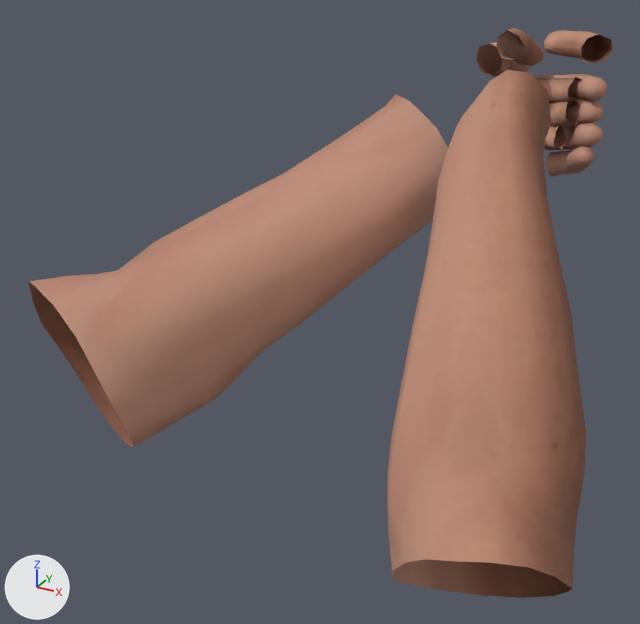
Two versions of the glTF model Assets/Models/Hands.glb, one commit apart.
Before and after are seen from a 50 mm camera at (0.728, -1.022, 0.562) aimed at (-0.006, 0.312, -0.106). Every picture has the same lights, and +X, +Y and +Z are marked at lower left.

The scene before the commit, as lines of its bpy script (objects in view):
```python
me_mesh_005 = bpy.data.meshes.new('Mesh.005')
me_mesh_005.from_pydata(...)  # 1112 vertices, 2068 faces; spans x -0.371..0.569, y -0.15..0.977, z -0.405..0.369
me_mesh_005.materials.append(mat_hand_d)  # picture img_hand_d
ob_hand = bpy.data.objects.new('Hand', me_mesh_005)
ob_hand.location = (0.0, 0.0, 0.0)
```
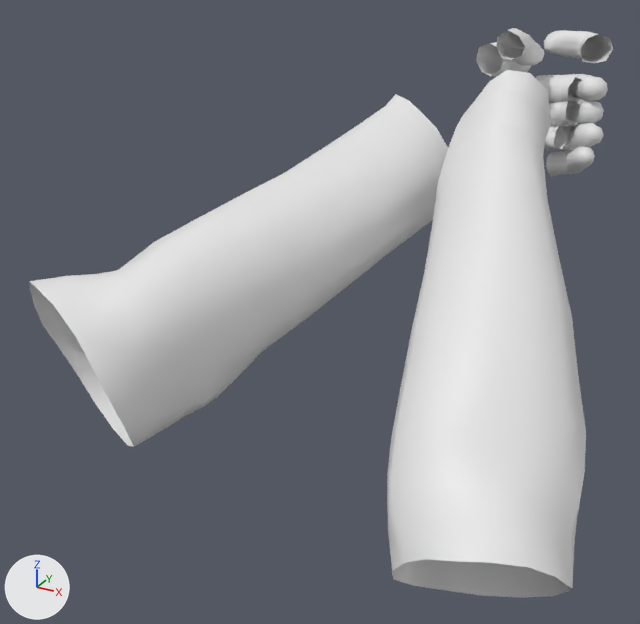
Diff of the bpy script that builds the scene:
```diff
--- a/Assets/Models/Hands.glb.py
+++ b/Assets/Models/Hands.glb.py
@@ me_mesh_005 @@
 me_mesh_005.from_pydata(...)  # 1112 vertices, 2068 faces; spans x -0.371..0.569, y -0.15..0.977, z -0.405..0.369
-me_mesh_005.materials.append(mat_hand_d)  # picture img_hand_d
```

Where the change shows, as pixel boxes (x1, y1, x2, y2) in the pictures (640 x 624 px):
'Hand', recoloured (brown to white)
    both: (29, 28, 613, 598)
